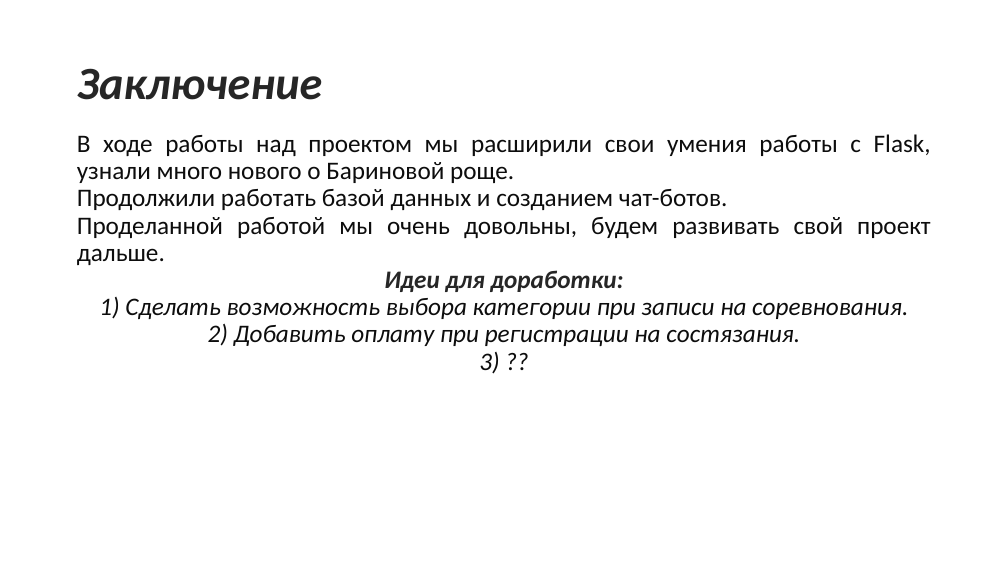
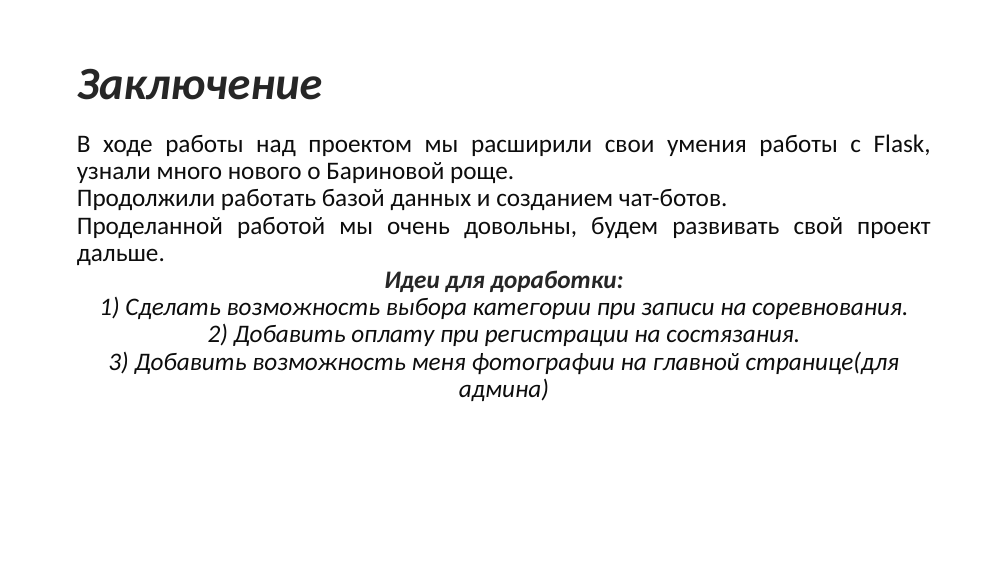
Before and after one commit to FerrariReci/barinova_rosha_pro, a slide deck: slide 5 of Презентация.pptx. Drawn at 1008x567 pixels with LibreOffice and Linux fonts; fonts in the diff are those of the drawing; background and template pictures are left out. Boxes give left, top, right and bottom in pixels: in the first picture for what was removed or moved away, otherwise in the second. Text is boxed around its words. In the diff, an @@ line names an element or a change of style, - is before the commit and + after.

```diff
--- a/Презентация.pptx
+++ b/Презентация.pptx
@@ text at bbox=[108, 352, 900, 401]: text changed @@
-3) ??
+3) Добавить возможность меня фотографии на главной странице(для админа)
```
Also in this commit, not shown: 1 other slide changed, 10 other files.
